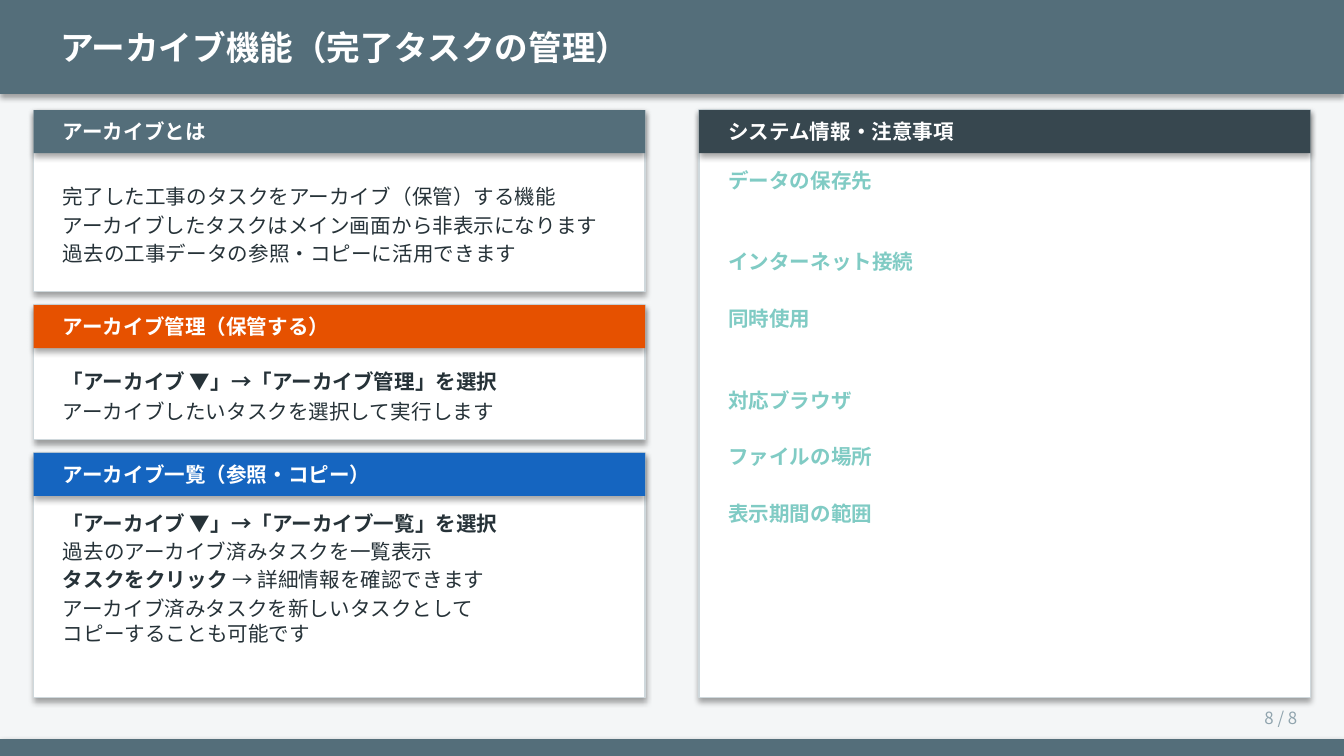
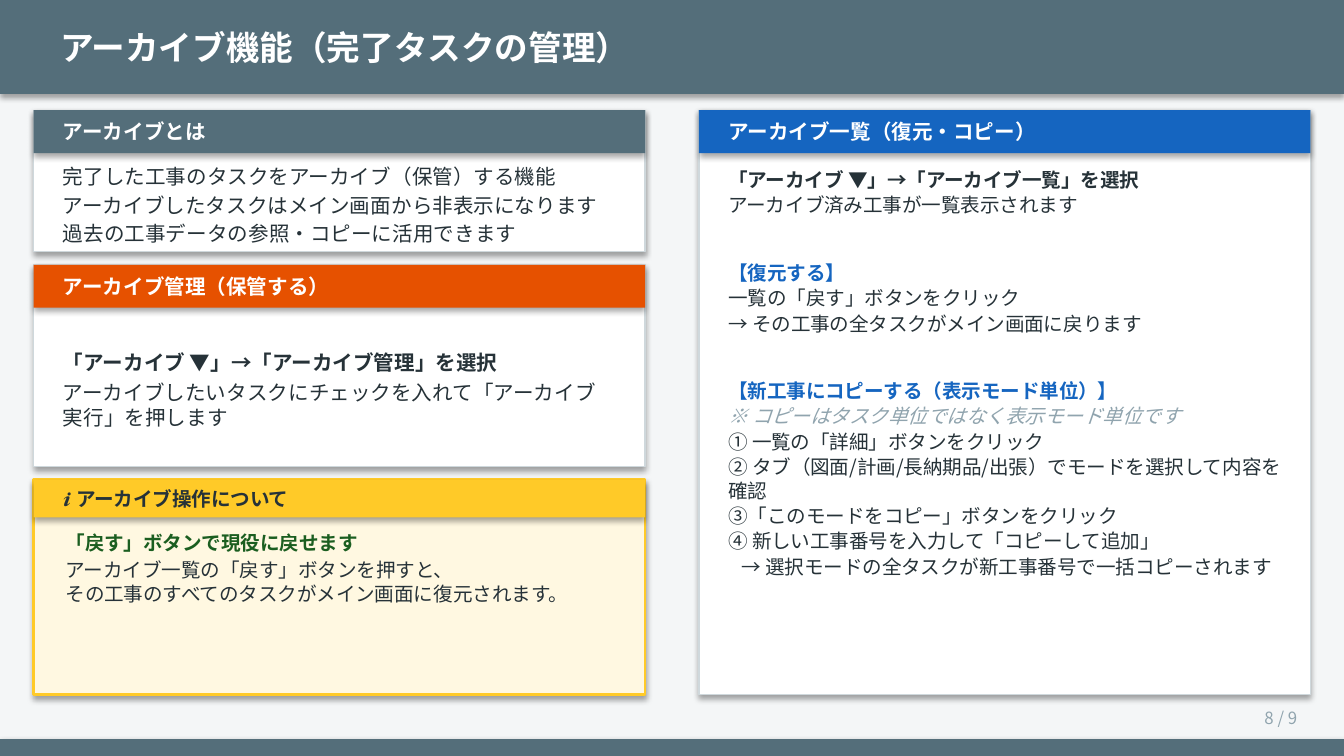
Before and after one commit to kemcokurosaki-oss/design-schedule, a slide deck: slide 8 of 設計工程表_使い方説明書.pptx. Drawn at 1344x756 pixels with LibreOffice and Linux fonts; fonts in the diff are those of the drawing. Boxes give left, top, right and bottom in pixels: in the first picture for what was removed or moved away, otherwise in the second. Text is boxed around its words. In the diff, an @@ line names an element or a change of style, - is before the commit and + after.

Commit message:
ヘルプ機能を強化し、ツールチップとハイライトを追加。ヘルプモードのスタイルを改善し、ボタンのIDを明確化。バイナリファイルも更新。

```diff
--- a/設計工程表_使い方説明書.pptx
+++ b/設計工程表_使い方説明書.pptx
@@ rectangle resized from (x1=34, y1=110, x2=645, y2=292) to (x1=34, y1=110, x2=645, y2=251) @@
@@ rectangle at (x1=699, y1=110, x2=1310, y2=153): fill #37474F to #1565C0 @@
@@ text at (x1=728, y1=121, x2=1035, y2=141): text changed @@
-システム情報・注意事項
+アーカイブ一覧（復元・コピー）
@@ text "完了した工事のタスクをアーカイブ（保管）する機能" moved from (x1=63, y1=186, x2=597, y2=263) to (x1=63, y1=166, x2=597, y2=243) @@
@@ text at (x1=728, y1=170, x2=1281, y2=576): text changed; size 11 to 10.5 pt; text colour #FFFFFF to #263238 @@
-データの保存先
-クラウド（Supabase）に自動保存
-編集内容はリアルタイムでDBに反映
-インターネット接続
-使用にはインターネット接続が必要です
-同時使用
-複数人が同時に使用可能（画面更新時に
-最新データを取得）
-対応ブラウザ
-Chrome / Microsoft Edge 推奨
-ファイルの場所
-index.html をブラウザで開いて使用します
-表示期間の範囲
-2025年1月 ～ 2026年12月まで表示可能
+「アーカイブ ▼」→「アーカイブ一覧」を選択
+アーカイブ済み工事が一覧表示されます
+【復元する】
+一覧の「戻す」ボタンをクリック
+→ その工事の全タスクがメイン画面に戻ります
+【新工事にコピーする（表示モード単位）】
+※ コピーはタスク単位ではなく表示モード単位です
+① 一覧の「詳細」ボタンをクリック
+② タブ（図面/計画/長納期品/出張）でモードを選択して内容を確認
+③「このモードをコピー」ボタンをクリック
+④ 新しい工事番号を入力して「コピーして追加」
+→ 選択モードの全タスクが新工事番号で一括コピーされます
@@ rectangle moved from (x1=34, y1=305, x2=645, y2=348) to (x1=34, y1=265, x2=645, y2=308) @@
@@ rectangle resized from (x1=34, y1=305, x2=645, y2=439) to (x1=34, y1=265, x2=645, y2=466) @@
@@ text "アーカイブ管理（保管する）" moved from (x1=63, y1=316, x2=329, y2=336) to (x1=63, y1=276, x2=329, y2=296) @@
@@ text "「アーカイブ ▼」→「アーカイブ管理」を選択" moved from (x1=63, y1=371, x2=497, y2=421) to (x1=63, y1=352, x2=596, y2=427) @@
@@ text at (x1=63, y1=382, x2=596, y2=427): text changed @@
-アーカイブしたいタスクを選択して実行します
+アーカイブしたいタスクにチェックを入れて「アーカイブ実行」を押します
@@ rectangle resized from (x1=34, y1=453, x2=645, y2=698) to (x1=34, y1=480, x2=645, y2=695) @@
@@ rectangle at (x1=34, y1=480, x2=645, y2=695): fill #FFFFFF to #FFF8E1; outline #CFD8DC 0.75 pt to #FFCA28 1.5 pt @@
@@ rectangle resized from (x1=34, y1=453, x2=645, y2=496) to (x1=34, y1=480, x2=645, y2=517) @@
@@ rectangle at (x1=34, y1=480, x2=645, y2=517): fill #1565C0 to #FFCA28 @@
@@ text at (x1=63, y1=489, x2=288, y2=508): text changed; size 11 to 10.5 pt; text colour #FFFFFF to #263238 @@
-アーカイブ一覧（参照・コピー）
+ℹ アーカイブ操作について
@@ text at (x1=66, y1=533, x2=569, y2=603): text changed; size 11 to 10.5 pt @@
-「アーカイブ ▼」→「アーカイブ一覧」を選択
-過去のアーカイブ済みタスクを一覧表示
-タスクをクリック → 詳細情報を確認できます
-アーカイブ済みタスクを新しいタスクとして
-コピーすることも可能です
+「戻す」ボタンで現役に戻せます
+アーカイブ一覧の「戻す」ボタンを押すと、
+その工事のすべてのタスクがメイン画面に復元されます。
@@ text at (x1=1264, y1=711, x2=1297, y2=724): text changed @@
-8 / 8
+8 / 9
```
Also in this commit, not shown: 6 other slides changed, 1 slide added, 1 other file.
